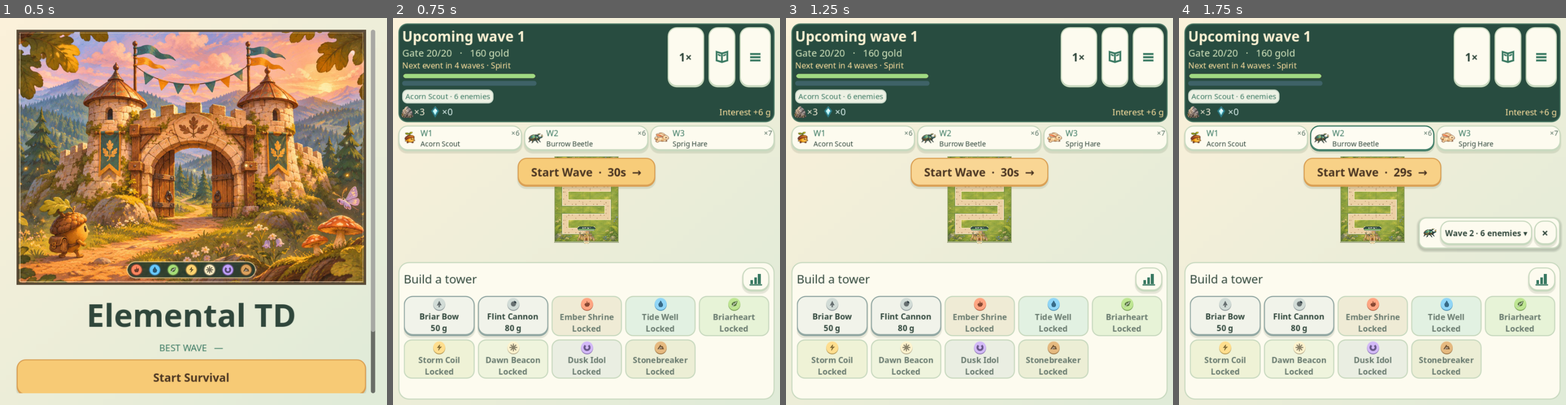
Above: before the commit, frames 1-4 (left to right).
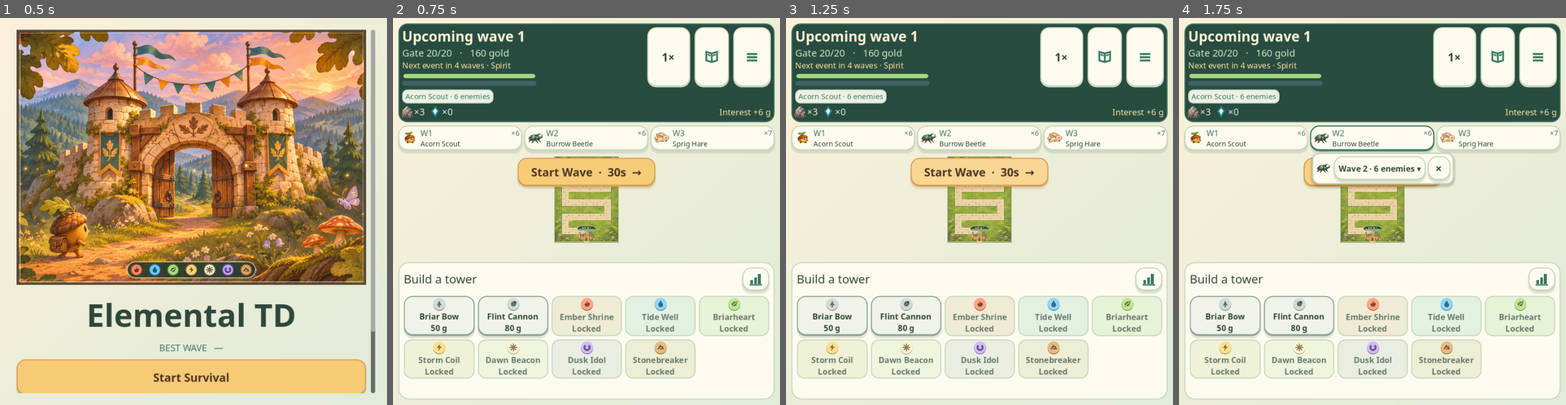
Above: after the commit, the same moments.

Repository: Fiskerik/fusionTD
Game: Godot game, scene res://scenes/main_menu.tscn
Two runs of this game, one before a commit and one after it. Both use one fixed random seed, a clock stepped at 60 frames per second and the inputs below.
Inputs (mouse positions are in pixels of both pictures, inside the frame that each line leads up to):
- Up to frame 1 (0.5 s): no input
- Up to frame 2 (0.75 s): click "Start Survival" at 0.5 s
- Up to frame 3 (1.25 s): no input
- Up to frame 4 (1.75 s): click (1372, 137) at 1.27 s

Frame 1 is identical in both runs. In frame 2, 2.2% of the frame differs, in the area x 65-95%, y 2-18%; in frame 3, 2.2%; in frame 4, 5.9%, in the area x 34-99%, y 2-61%.

Commit message:
Clarify boss boons and tune Spirit and tower progression

Diff:
--- a/data/spirits.json
+++ b/data/spirits.json
@@ -22,6 +22,7 @@
       "recommended": 60
     }
   ],
+  "hp_per_wave": 20,
   "speed": 0.55,
   "slow_cap": 0.25,
   "spawn_tick": 30,
--- a/data/towers.json
+++ b/data/towers.json
@@ -121,7 +121,7 @@
       1.35
     ],
     "upgrade": [
-      77,
+      140,
       143,
       253,
       418,
--- a/scripts/sim/run_boons.gd
+++ b/scripts/sim/run_boons.gd
@@ -97,10 +97,13 @@
 static func describe(boon: Dictionary, potency: float) -> String:
 	var lines := PackedStringArray()
 	for mod: Dictionary in boon.mods:
-		var label: String = tag_name(mod.scope)
-		var prefix: String = label + " " if not label.is_empty() else ""
-		lines.append("%s%s %s" % [prefix, signed_value(mod.stat, amount(mod, potency)), LABELS[mod.stat]])
+		lines.append(describe_modifier(mod, potency))
 	return "\n".join(lines)
+
+static func describe_modifier(mod: Dictionary, potency: float) -> String:
+	var scope: String = tag_name(mod.scope)
+	var value: String = signed_value(mod.stat, amount(mod, potency))
+	return "%s %s %s" % [scope, value, LABELS[mod.stat]] if not scope.is_empty() else "%s %s" % [value, LABELS[mod.stat]]
 
 static func signed_value(stat: String, value: float) -> String:
 	var percentage: float = snappedf(absf(value) * 100.0, .01)
--- a/scripts/sim/waves.gd
+++ b/scripts/sim/waves.gd
@@ -238,9 +238,10 @@
 	var data: Dictionary = DataDB.read("spirits")
 	var stats: Dictionary = data.tiers[tier - 1]
 	var growth_waves: int = maxi(0, mini(wave, int(stats.get("until", wave))) - int(stats.get("from", wave)))
+	var base_hp: float = float(stats.hp) * pow(float(stats.get("growth", 1.0)), growth_waves)
 	return {
 		"kind": "spirit", "element": element, "tier": tier, "props": [], "count": 1, "interval": 0,
-		"hp": float(stats.hp) * pow(float(stats.get("growth", 1.0)), growth_waves),
+		"hp": base_hp + float(data.hp_per_wave) * wave,
 		"armor": float(stats.armor), "speed": float(data.speed), "gold": Economy.scaled(data.gold, wave),
 		"leak": int(DataDB.read("balance").leak.spirit), "slow_cap": float(data.slow_cap),
 		"spawn": int(data.spawn_tick),
--- a/scripts/ui/game_screen.gd
+++ b/scripts/ui/game_screen.gd
@@ -175,6 +175,7 @@
 		stack.size_flags_horizontal = Control.SIZE_EXPAND_FILL
 		stack.size_flags_vertical = Control.SIZE_EXPAND_FILL
 		sidebar.add_child(stack)
+		stack.item_rect_changed.connect(_position_forecast_panel)
 	else:
 		margin.add_child(stack)
 	var hud := PanelContainer.new()
@@ -251,14 +252,15 @@
 	var controls: HBoxContainer = UIKit.row(8)
 	header.add_child(controls)
 	speed_button = UIKit.button(DataDB.text("speed_value") % speed, _toggle_speed, false, 54)
-	speed_button.custom_minimum_size.x = 68
+	speed_button.custom_minimum_size.x = 80
 	speed_button.tooltip_text = DataDB.text("speed_tip")
 	controls.add_child(speed_button)
 	var library: Button = UIKit.icon_button("book", "Tower and element legend", _show_legend, 54)
 	library.name = "HudLibrary"
+	library.custom_minimum_size.x = 64
 	controls.add_child(library)
 	var menu_button: Button = UIKit.icon_button("menu", DataDB.text("game_menu"), _show_pause, 54)
-	menu_button.custom_minimum_size.x = 58
+	menu_button.custom_minimum_size.x = 70
 	controls.add_child(menu_button)
 	var ribbon: BoxContainer = UIKit.column(4) if wide else UIKit.row(8)
 	header_stack.add_child(ribbon)
@@ -274,6 +276,8 @@
 
 	preview_row = UIKit.row(4)
 	stack.add_child(preview_row)
+	preview_row.item_rect_changed.connect(_position_forecast_panel)
+	preview_row.sort_children.connect(_position_forecast_panel)
 
 	var play_area: Control
 	var dock_parent: VBoxContainer = stack
@@ -320,7 +324,6 @@
 	inspector_panel.add_theme_stylebox_override("panel", UIKit.style(UIKit.SURFACE, UIKit.BORDER, 19, 10))
 	inspector_panel.custom_minimum_size.y = 256
 	dock.add_child(inspector_panel)
-	inspector_panel.resized.connect(_position_forecast_panel)
 	var panel_layout: VBoxContainer = UIKit.column(4)
 	inspector_panel.add_child(panel_layout)
 	var inspector_heading: HBoxContainer = UIKit.row(8)
@@ -835,6 +838,7 @@
 	if bonus:
 		var chip: Button = UIKit.button(DataDB.text("bonus_chip") % TowerRules.roman(sim.state.trial.tier),
 			_open_forecast.bind(int(sim.state.wave), true), false, 48)
+		chip.name = "SpiritForecast"
 		chip.add_theme_font_size_override("font_size", 16)
 		UIKit.element_button(chip, sim.state.trial.element)
 		chip.tooltip_text = StatusInfo.enemy_name(sim.preview(int(sim.state.wave)).spirit)
@@ -851,6 +855,7 @@
 		if preview.bosses.is_empty() and preview.groups.is_empty():
 			var caption: String = "Spirit trial" if event == "spirit" else "Merchant"
 			var event_card: Button = UIKit.button("W%d · %s" % [wave, caption], _open_forecast.bind(wave), false, 48)
+			event_card.name = "Wave%dForecast" % wave
 			event_card.add_theme_font_size_override("font_size", 16)
 			preview_row.add_child(event_card)
 			continue
@@ -893,6 +898,7 @@
 				names.append("Neutral" if weakness == "normal" else weakness.capitalize())
 			descriptions.append("Weaknesses: " + ", ".join(names))
 		var chip: Button = UIKit.button("", _open_forecast.bind(wave), false, 48)
+		chip.name = "Wave%dForecast" % wave
 		var representative: Dictionary = preview.groups[0] if preview.bosses.is_empty() else preview.bosses[0]
 		UIKit.creature_forecast(chip, representative, wave, total, icons, preview.bosses, "Finale" if event == "finale" else "")
 		var threats: Array = sim.wave_matchups(preview).weak
@@ -1781,19 +1787,21 @@
 	name_label.text_overrun_behavior = TextServer.OVERRUN_TRIM_ELLIPSIS
 	title.add_child(name_label)
 	title.add_child(UIKit.label(category, 13, UIKit.MUTED))
-	var stats_row: HBoxContainer = UIKit.row(10)
-	stats_row.mouse_filter = Control.MOUSE_FILTER_IGNORE
-	content.add_child(stats_row)
-	_add_boon_values(stats_row, boon, potency, true)
+	var effects: VBoxContainer = UIKit.column(2)
+	effects.mouse_filter = Control.MOUSE_FILTER_IGNORE
+	content.add_child(effects)
+	for modifier: Dictionary in boon.mods:
+		var line: HBoxContainer = UIKit.stat_value(RunBoons.stat_icon(modifier.stat),
+			RunBoons.describe_modifier(modifier, potency), "", 16, UIKit.INK)
+		line.mouse_filter = Control.MOUSE_FILTER_IGNORE
+		effects.add_child(line)
 	return button
 
-func _add_boon_values(row: Container, boon: Dictionary, potency: float, passive: bool = false) -> void:
+func _add_boon_values(row: Container, boon: Dictionary, potency: float) -> void:
 	for modifier: Dictionary in boon.mods:
 		var value: String = RunBoons.signed_value(modifier.stat, RunBoons.amount(modifier, potency))
 		var item: HBoxContainer = UIKit.stat_value(RunBoons.stat_icon(modifier.stat), value,
 			RunBoons.tag_name(modifier.scope) + " " + RunBoons.LABELS[modifier.stat], 16, UIKit.UPGRADE)
-		if passive:
-			item.mouse_filter = Control.MOUSE_FILTER_IGNORE
 		row.add_child(item)
 
 func _show_active_boon() -> void:
@@ -2017,14 +2025,14 @@
 func _position_forecast_panel() -> void:
 	if not is_instance_valid(forecast_panel):
 		return
+	var chip_name: String = "SpiritForecast" if forecast_bonus else "Wave%dForecast" % forecast_wave
+	var chip: Control = preview_row.get_node_or_null(chip_name)
+	var anchor: Rect2 = (chip if chip != null else preview_row).get_global_rect()
 	var width: float = minf(size.x - 22.0, 395.0 if forecast_expanded else 263.0)
-	var bottom: float = size.y - 12.0
-	if not wide and is_instance_valid(inspector_panel):
-		bottom = inspector_panel.global_position.y - global_position.y - 25.0
 	forecast_panel.reset_size()
 	forecast_panel.size.x = width
-	forecast_panel.position = Vector2(size.x - forecast_panel.size.x - 11.0,
-		maxf(8.0, bottom - forecast_panel.size.y))
+	var left: float = clampf(anchor.position.x - global_position.x, 10.0, size.x - forecast_panel.size.x - 10.0)
+	forecast_panel.position = Vector2(left, anchor.end.y - global_position.y + 4.0)
 
 func _close_forecast() -> void:
 	if is_instance_valid(forecast_panel):
--- a/tests/test_sim.gd
+++ b/tests/test_sim.gd
@@ -630,13 +630,13 @@
 			_finish(sim)
 	equal(sim.state.tiers.fire, 2)
 
-func test_spirits_have_fixed_tier_one_health_and_capped_higher_tier_growth() -> void:
+func test_spirits_gain_twenty_health_per_wave_on_top_of_tier_growth() -> void:
 	for element: String in DataDB.ELEMENTS:
-		for wave: int in [5, 30, 70, 150]:
-			near(Waves.spirit_group(element, 1, wave).hp, 440.0)
-		for wave: int in [5, 20, 25, 30, 40, 50, 60, 150]:
-			near(Waves.spirit_group(element, 2, wave).hp, 8800.0 * pow(1.012, clampi(wave - 20, 0, 10)))
-			near(Waves.spirit_group(element, 3, wave).hp, 66000.0 * pow(1.01, clampi(wave - 40, 0, 20)))
+		for wave: int in [1, 5, 20, 25, 30, 40, 50, 60, 150]:
+			var wave_hp: float = 20.0 * wave
+			near(Waves.spirit_group(element, 1, wave).hp, 440.0 + wave_hp)
+			near(Waves.spirit_group(element, 2, wave).hp, 8800.0 * pow(1.012, clampi(wave - 20, 0, 10)) + wave_hp)
+			near(Waves.spirit_group(element, 3, wave).hp, 66000.0 * pow(1.01, clampi(wave - 40, 0, 20)) + wave_hp)
 
 func test_concentrated_counter_damage_can_defeat_higher_tier_spirits() -> void:
 	for scenario: Array in [[25, 2, 10, 4], [30, 2, 8, 5], [60, 3, 28, 6]]:
@@ -670,8 +670,8 @@
 	sim.state.tiers.erase("earth")
 	var restored: Sim = SaveStore.decode(SaveStore.encode(sim).duplicate(true))
 	equal(restored.state.tiers.earth, 0)
-	near(restored.state.mobs[0].max_hp, 440.0)
-	near(restored.state.mobs[0].hp, 220.0)
+	near(restored.state.mobs[0].max_hp, 1840.0)
+	near(restored.state.mobs[0].hp, 920.0)
 
 func test_wave_70_two_bosses_have_reduced_health_and_armor() -> void:
 	var late: Dictionary = DataDB.read("waves").late_game
@@ -698,7 +698,7 @@
 	equal(Damage.weakness(spirit), "nature")
 	sim.state.spawn_queue.clear()
 	Combat.spawn(sim, spirit, 0.0)
-	Damage.deal(sim.state.mobs[0], 440.0, {})
+	Damage.deal(sim.state.mobs[0], float(spirit.hp), {})
 	sim.step()
 	equal(sim.state.tiers.earth, 1)
 	sim.state.gold = 6000
@@ -713,6 +713,19 @@
 	equal(sim.state.towers.s1.dual, "lavafault")
 	check(sim.apply({"type": "fuse", "slot_a": "s1", "slot_b": "s3"}).ok)
 	equal(sim.state.towers.s1.dual, "steamcrag")
+
+func test_first_elemental_upgrade_costs_more_than_any_new_elemental_tower() -> void:
+	var sim := Sim.new()
+	var max_build_cost: int = 0
+	for element: String in DataDB.ELEMENTS:
+		max_build_cost = maxi(max_build_cost, int(DataDB.read("towers")[element].cost))
+	for element: String in DataDB.ELEMENTS:
+		sim.state.tiers[element] = 1
+		sim.state.gold = 1000
+		var build: Dictionary = sim.apply({"type": "build", "slot": "s1", "kind": element})
+		var upgrade: Dictionary = sim.apply({"type": "upgrade", "slot": "s1"})
+		check(build.ok and upgrade.ok and int(upgrade.cost) > max_build_cost)
+		check(sim.apply({"type": "sell", "slot": "s1"}).ok)
 
 func test_special_encounters_are_seeded_and_respect_wave_types() -> void:
 	var sim := Sim.campaign(5)
--- a/tests/test_ui.gd
+++ b/tests/test_ui.gd
@@ -19,6 +19,9 @@
 	var library: Button = game.find_child("HudLibrary", true, false)
 	equal(library.text, "")
 	equal(library.get_index(), game.speed_button.get_index() + 1)
+	check(game.speed_button.custom_minimum_size.x > 68 and library.custom_minimum_size.x > 50)
+	var menu_button: Button = library.get_parent().get_child(library.get_index() + 1)
+	check(menu_button.custom_minimum_size.x > 58)
 	library.pressed.emit()
 	equal(game.overlay_type, "legend")
 	check(not game.paused)
@@ -100,6 +103,8 @@
 	equal(first.size(), 3)
 	for index: int in range(first.size()):
 		equal(first[index].name, "BoonOffer%d" % (index + 1))
+		for effect: String in first[index].tooltip_text.split("\n").slice(1):
+			check(first[index].find_children("*", "Label", true, false).any(func(label: Label) -> bool: return label.text == effect))
 	var choose: Button = first[0]
 	choose.pressed.emit()
 	var active: Dictionary = game.sim.state.active_boon.duplicate()
@@ -120,9 +125,38 @@
 	var keep: Button = next[0]
 	equal(keep.name, "KeepBoon")
 	check(keep.tooltip_text.begins_with(boon.name))
+	for effect: String in description.split("\n"):
+		check(keep.find_children("*", "Label", true, false).any(func(label: Label) -> bool: return label.text == effect))
 	keep.pressed.emit()
 	equal(game.sim.state.active_boon, active)
 	equal(game.overlay_type, "")
+	game.queue_free()
+	await runner.process_frame
+
+func test_upcoming_wave_forecast_opens_under_its_chip() -> void:
+	var game: GameScreen = load("res://scenes/game.tscn").instantiate()
+	game.persistence_enabled = false
+	runner.root.add_child(game)
+	game.set_process(false)
+	game.set_anchors_preset(Control.PRESET_TOP_LEFT)
+	game.size = Vector2(720, 1000)
+	await runner.process_frame
+	await runner.process_frame
+	var chip: Button = game.preview_row.get_node("Wave2Forecast")
+	chip.pressed.emit()
+	equal(game.forecast_wave, 2)
+	near(game.forecast_panel.global_position.x, chip.global_position.x)
+	near(game.forecast_panel.global_position.y, chip.get_global_rect().end.y + 4.0)
+	game.size = Vector2(1280, 720)
+	await runner.process_frame
+	await runner.process_frame
+	chip = game.preview_row.get_node("Wave2Forecast")
+	near(game.forecast_panel.global_position.y, chip.get_global_rect().end.y + 4.0)
+	chip = game.preview_row.get_node("Wave3Forecast")
+	chip.pressed.emit()
+	equal(game.forecast_wave, 3)
+	near(game.forecast_panel.global_position.y, chip.get_global_rect().end.y + 4.0)
+	check(game.forecast_panel.get_global_rect().end.x <= game.get_global_rect().end.x)
 	game.queue_free()
 	await runner.process_frame
 
